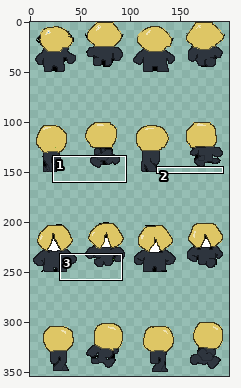
Sprite sheet, stored at images/EnemyChar2.png. Above: a wide view before the commit, with the close-up outlined.
Close-up. As it was:
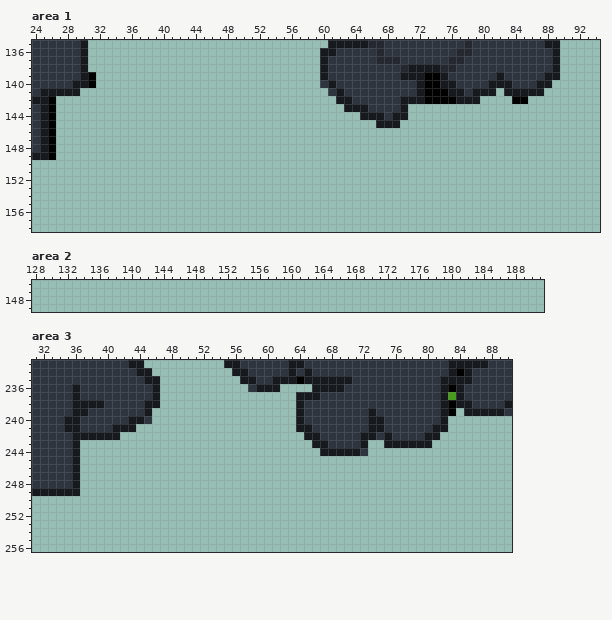
The file is 400x400 pixels. Pixels under 10% opacity are left out. Colours within 5 levels of each other are drawn and written as one. Shown: area 1: x 24..94, y 135..158; area 2: x 128..191, y 146..149; area 3: x 31..90, y 233..256. The wide view leaves out empty margins. The commit also changed other parts of the picture, which this record leaves out.
The same view after the edit:
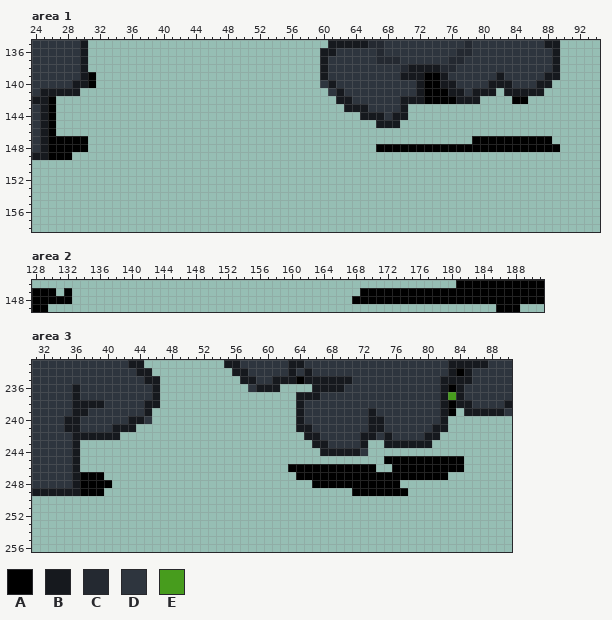
Palette (. is transparent): A #000000  B #16191e  C #242931  D #2e353e  E #479c1d
Edits made:
Area 1:
y 147: x 27..30 .... -> AAAA; x 79..88 .......... -> AAAAAAAAAA
y 148: x 27..30 .... -> AAAA; x 67..89 ....................... -> AAAAAAAAAAAAAAAAAAAAAAA
y 149: x 27..28 .. -> AA
Area 2:
y 146: x 181..191 ........... -> AAAAAAAAAAA
y 147: x 128..130 ... -> AAA; x 132 . -> A; x 169..191 ....................... -> AAAAAAAAAAAAAAAAAAAAAAA
y 148: x 128..132 ..... -> AAAAA; x 168..191 ........................ -> AAAAAAAAAAAAAAAAAAAAAAAA
y 149: x 128..129 .. -> AA; x 186..188 ... -> AAA
Area 3:
y 245: x 75..84 .......... -> AAAAAAAAAA
y 246: x 63..73 ........... -> AAAAAAAAAAA; x 76..84 ......... -> AAAAAAAAA
y 247: x 37..39 ... -> AAA; x 64..82 ................... -> AAAAAAAAAAAAAAAAAAA
y 248: x 37..40 .... -> AAAA; x 66..76 ........... -> AAAAAAAAAAA
y 249: x 37..39 ... -> AAA; x 71..77 ....... -> AAAAAAA
